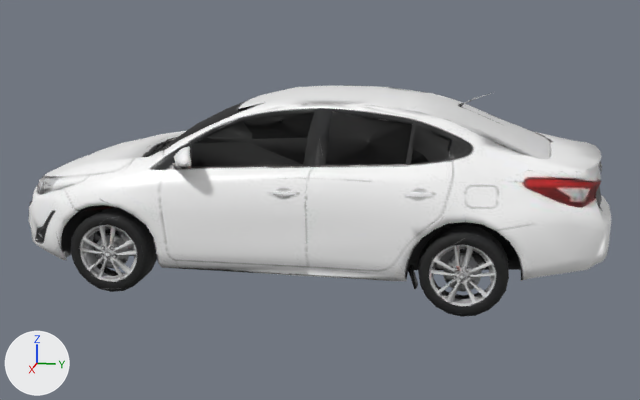
Two versions of the glTF model assets/models/cars/toyota-yaris.glb, one commit apart.
Rendered twice from a camera (50 mm lens) standing at (6.51, 1.38, 2.18) and looking at (-0.01, 0.08, 0.55). The lights are fixed; the arrows at lower left show +X, +Y and +Z. The older version comes first. Vertices at exactly the same position are counted once.
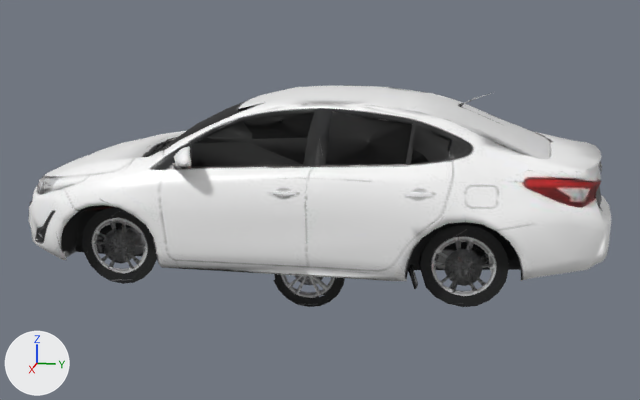
Where the change shows, as pixel boxes (x1, y1, x2, y2) in the pictures (640 x 400 px; the box of a moved part takes in the faces that stretch with it):
'Mesh_0', reshaped
    before: (29, 85, 611, 317)
    after: (29, 85, 611, 307)
'wheel', added
    after: (273, 274, 345, 307)
part 1 of me_mesh_0, added
    after: (473, 248, 488, 266)
part 2 of me_mesh_0, deleted
    before: (472, 252, 486, 270)
part 3 of me_mesh_0, deleted
    before: (121, 233, 133, 249)
part 4 of me_mesh_0, moved or reshaped
    before: (418, 225, 509, 317)
    after: (419, 225, 509, 307)
part 5 of me_mesh_0, moved or reshaped
    before: (70, 207, 157, 292)
    after: (82, 207, 157, 284)

Edits to the bpy script that builds the scene:
```text
Change me_mesh_0:
    used by ob_mesh_0; location = (0.0, 0.0, 0.0)
    remove me_mesh_0.from_pydata(...)  # 3979 vertices, 7650 faces; spans x -0.98..0.98, y -2.21..2.21, z 0.0..1.42
    add me_mesh_0.from_pydata(...)  # 3961 vertices, 7620 faces; spans x -0.98..0.98, y -2.21..2.21, z 0.0..1.42
    me_mesh_0 part 1: a new loose piece of 29 vertices spanning x 0.64, y 1.26..1.37, z 0.31..0.43, in mat_material_0
    me_mesh_0 part 2: the loose piece of 30 vertices spanning x 0.73..0.78, y 1.26..1.37, z 0.31..0.43 is deleted
    me_mesh_0 part 3: the loose piece of 29 vertices spanning x 0.73..0.78, y -1.24..-1.13, z 0.31..0.43 is deleted
    me_mesh_0 part 4: 279 vertices moved from x 0.74..0.85, y 0.91..1.51, z 0.0..0.59 to x 0.64, y 0.91..1.51, z 0.0..0.59; 8 vertices removed from x 0.74..0.85, y 0.98..1.15, z 0.28..0.38; 6 vertices added at x 0.64, y 0.98..1.15, z 0.28..0.38
    me_mesh_0 part 5: 274 vertices moved from x 0.74..0.85, y -1.6..-1.0, z 0.0..0.59 to x 0.64, y -1.6..-1.0, z 0.0..0.59; 10 vertices removed from x 0.74..0.85, y -1.43..-1.13, z 0.17..0.39; 7 vertices added at x 0.64, y -1.43..-1.13, z 0.17..0.39
    other edits to the shape of me_mesh_0 do not show in these pictures
Add me_wheel:
    me_wheel.from_pydata(...)  # 312 vertices, 616 faces; spans x -0.034..0.091, y -0.288..0.292, z -0.3..0.285
    me_wheel.materials.append(mat_material_0)
Add ob_wheel:
    ob_wheel = bpy.data.objects.new('wheel', me_wheel)
    ob_wheel.location = (0.0, 0.0, 0.0)
```
